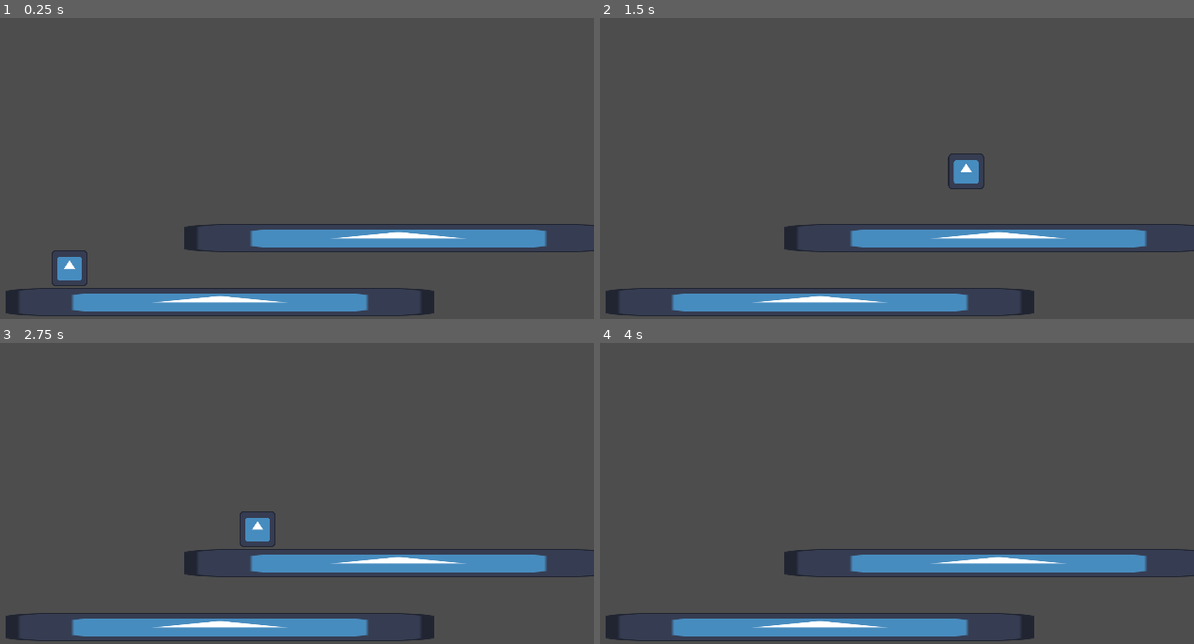
Above: before the commit, frames 1-4 (two rows, left to right).
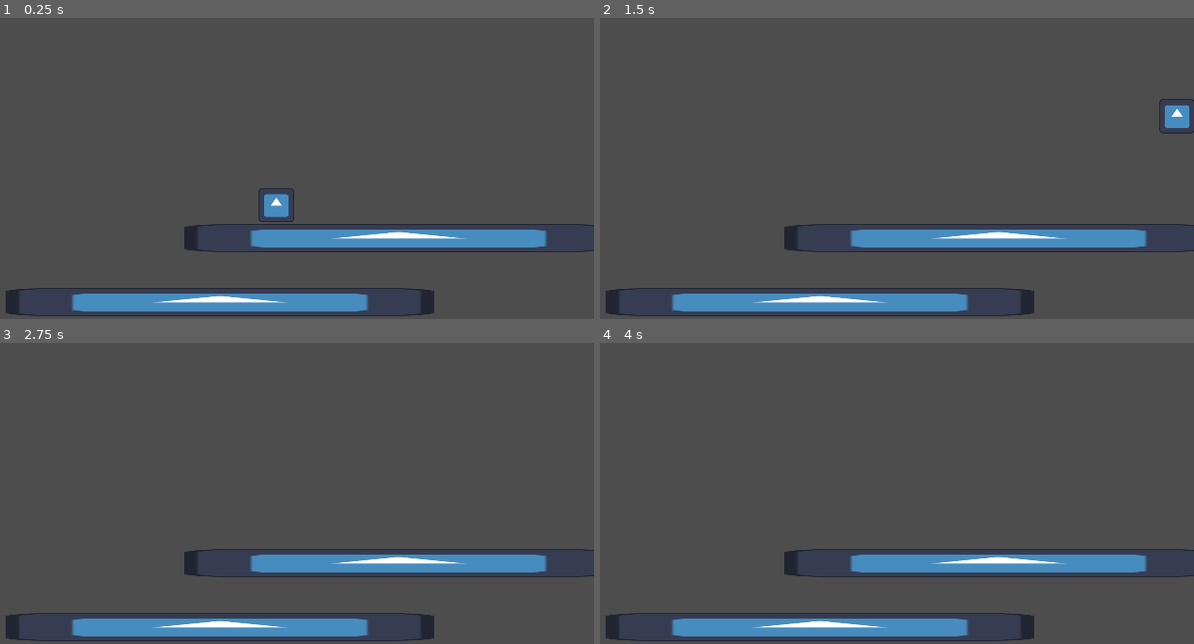
Above: after the commit, the same moments.

Repository: AlexPham0209/DuckedUp
Game: Godot game, scene res://src/Scenes/Test.tscn
Two runs of this game, one before a commit and one after it. Both use one fixed random seed, a clock stepped at 60 frames per second and the inputs below. The project has no main scene, so this scene is started directly. The engine's default icon, where the game draws it, is replaced by a stand-in: a white triangle on a blue panel in a dark square.
Inputs:
- Up to frame 1 (0.25 s): no input
- Up to frame 2 (1.5 s): tap Enter at 0.5 s; hold D (Right) from 0.53 s (still down); tap Z (Jump) at 0.6, 0.77, 1.07 s; tap Down (Glide) at 1.35 s
- Up to frame 3 (2.75 s): tap Z (Jump) at 1.52, 1.55, 1.82, 2.1 s; release D (Right) at 2.03 s; hold A (Left) from 2.03 s (still down)
- Up to frame 4 (4 s): release A (Left) at 2.78 s; hold D (Right) from 2.78 s (still down); tap Down (Glide) at 2.85 s; tap Z (Jump) at 3.02, 3.05, 3.32, 3.6, 3.77 s

The runs differ from the first frame. In frame 1, 0.8% of the frame differs, in the area x 8-50%, y 56-90%; in frame 2, 0.8%, in the area x 58-100%, y 26-57%; in frame 3, 0.4%; in frame 4, less than 0.1%.

Commit message:
Replaced timer variables in player withTimer Nodes

Diff:
--- a/src/Scenes/Bird.tscn
+++ b/src/Scenes/Bird.tscn
@@ -7,6 +7,7 @@
 
 [node name="Bird" type="CharacterBody2D"]
 script = ExtResource("1_7n7lr")
+flap_amount = 0
 
 [node name="Icon" type="Sprite2D" parent="."]
 scale = Vector2(0.15, 0.15)
@@ -16,7 +17,15 @@
 shape = SubResource("RectangleShape2D_jyl04")
 
 [node name="FlapTimer" type="Timer" parent="."]
+wait_time = 0.2
+one_shot = true
 
 [node name="JumpBuffer" type="Timer" parent="."]
+wait_time = 0.2
+one_shot = true
 
 [node name="CoyoteJumpTimer" type="Timer" parent="."]
+wait_time = 0.2
+one_shot = true
+
+[connection signal="timeout" from="FlapTimer" to="." method="_on_flap_timer_timeout"]
--- a/src/Scenes/Test.tscn
+++ b/src/Scenes/Test.tscn
@@ -29,15 +29,17 @@
 position = Vector2(40.6154, -32)
 shape = SubResource("RectangleShape2D_miie7")
 
-[node name="Icon2" type="Sprite2D" parent="Icon2"]
-position = Vector2(41.0256, -32)
-scale = Vector2(1.46154, 1.25)
+[node name="Icon3" type="Sprite2D" parent="."]
+position = Vector2(216, 117)
+scale = Vector2(1.78125, 0.117188)
 texture = ExtResource("1_uw7r5")
 
 [node name="Bird" parent="." instance=ExtResource("2_hfi2w")]
-position = Vector2(41, 122)
+position = Vector2(151, 84)
+scale = Vector2(1, 0.954054)
 SPEED = 200.0
 JUMP_VELOCITY = -200.0
 coyote_jump = 0.05
-jump_buffer = 0.2
+jump_buffer = 0.1
 flap = 0.2
+flap_amount = 1
--- a/src/Scripts/Bird.gd
+++ b/src/Scripts/Bird.gd
@@ -7,34 +7,35 @@
 @export var flap = 0.5
 @export var flap_amount = 1
 
+@onready var coyote_jump_timer = $CoyoteJumpTimer
+@onready var jump_buffer_timer = $JumpBuffer
+@onready var flap_timer = $FlapTimer
+
 # Get the gravity from the project settings to be synced with RigidBody nodes
 var gravity = ProjectSettings.get_setting("physics/2d/default_gravity")
 
-var coyote_jump_timer = 0
-var jump_buffer_timer = 0
-var flap_timer = 0
 var flaps = flap_amount
 var can_flap = true
 var is_gliding = false
 
 #TODO: Refactor.  Possibly use a state machine/system if amount of possible states increases
+func _ready():
+	coyote_jump_timer.wait_time = coyote_jump
+	jump_buffer_timer.wait_time = jump_buffer
+	flap_timer.wait_time = flap
 
 func _physics_process(delta):
-	coyote_jump_timer -= delta
-	jump_buffer_timer -= delta
-	flap_timer -= delta
-
 	if not is_on_floor():
 		velocity.y += gravity * delta if !is_gliding and can_flap else gravity/8 * delta
 
 	#Reset Coyote Jump Timer
 	if is_on_floor():
-		coyote_jump_timer = coyote_jump
+		coyote_jump_timer.start()
 		flaps = flap_amount
 
 	#Reset Jump Buffer Timer
 	if Input.is_action_just_pressed("Jump"):
-		jump_buffer_timer = jump_buffer
+		jump_buffer_timer.start()
 
 	glide()
 	move(delta)
@@ -55,22 +56,19 @@
 		velocity.x /= 3
 
 func jump(delta):
+	print(coyote_jump_timer.time_left)
 	#If pressed jump in the air and flaps is above 0, then flap/double jump.
-	if Input.is_action_just_pressed("Jump") and coyote_jump_timer < 0 and flaps > 0:
+	if Input.is_action_just_pressed("Jump") and coyote_jump_timer.is_stopped() and flaps > 0:
+		flap_timer.start()
 		can_flap = false
 		flaps -= 1
-		flap_timer = flap
 		velocity.x = move_toward(velocity.x, 0, SPEED)
 		velocity.y = JUMP_VELOCITY * 2.0
 
-	#End dash after certain amount of time
-	if flap_timer < 0 and not can_flap:
-		can_flap = true
-		velocity.y = move_toward(velocity.y, 0, -JUMP_VELOCITY * 1.5)
-
 	# Handle Jump.
-	if jump_buffer_timer > 0 and coyote_jump_timer > 0 and can_flap:
-		jump_buffer_timer = 0
+	if !jump_buffer_timer.is_stopped() and !coyote_jump_timer.is_stopped() and can_flap:
+		jump_buffer_timer.stop()
+		coyote_jump_timer.stop()
 		velocity.y = JUMP_VELOCITY
 
 	#If Jump Button is released, decrease velocity and weaken jump
@@ -85,3 +83,8 @@
 
 	if Input.is_action_just_released("Glide") and is_gliding:
 		is_gliding = false
+
+
+func _on_flap_timer_timeout():
+	can_flap = true
+	velocity.y = move_toward(velocity.y, 0, -JUMP_VELOCITY * 1.5)
